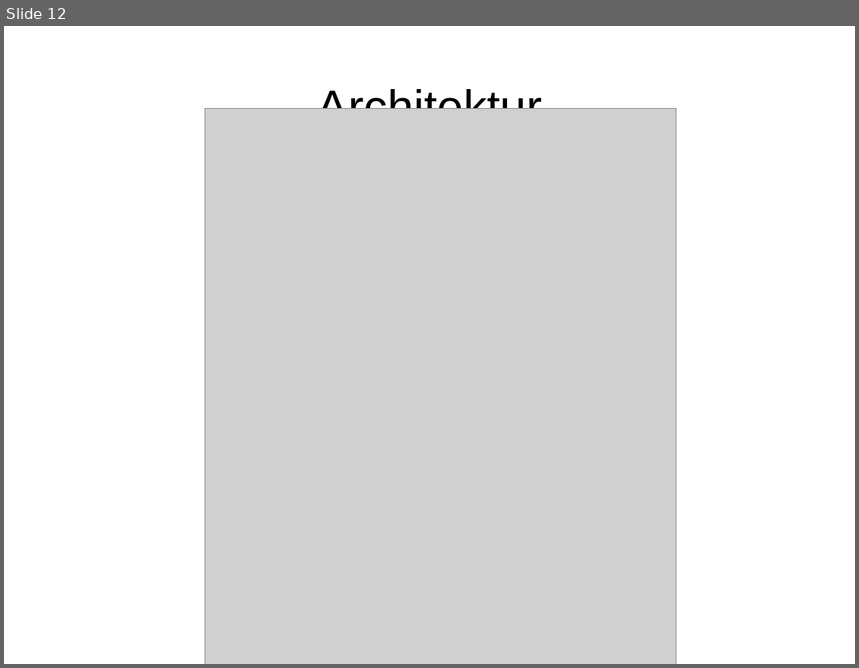
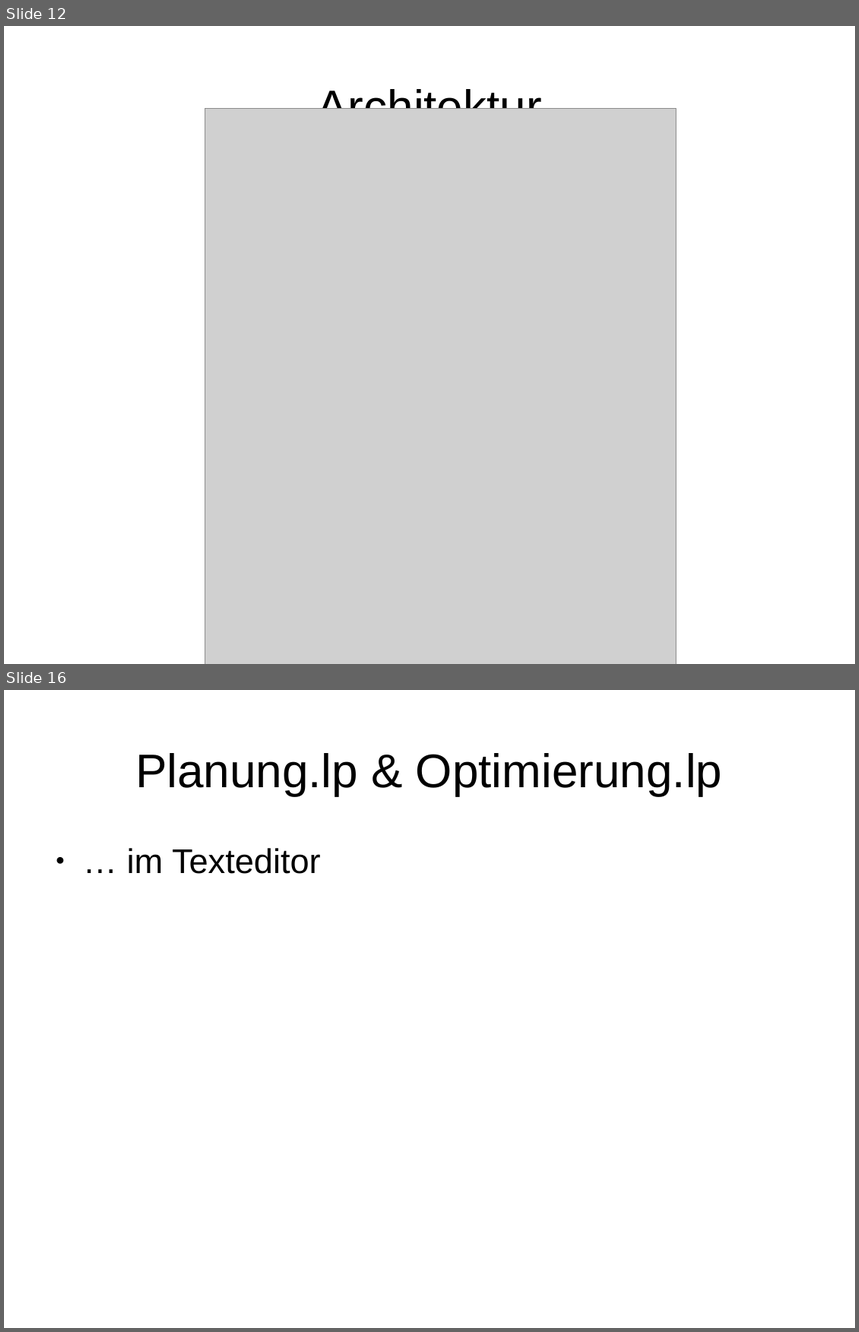
Before and after one commit to alkern/FahrplanASP, a slide deck: docs/presentation.odp. Shown one above the other, each under a label of ours: slide 12 before the commit, slides 12 and 16 after it; the slides between them are not shown. The pictures are 859x668 and 859x1332 pixels, drawn with LibreOffice and Linux fonts; fonts in the diff are those of the drawing; grey boxes stand for pictures. Boxes give left, top, right and bottom in pixels: in the first picture for what was removed or moved away, otherwise in the second. Text is boxed around its words. In the diff, an @@ line names an element or a change of style, - is before the commit and + after.

```diff
--- a/docs/presentation.odp
+++ b/docs/presentation.odp
@@ slide 16 added at (4,690,855,1328), background #FFFFFF @@
@@ title added at (135,753,722,796), 44 pt, text #000000 @@
+Planung.lp & Optimierung.lp
@@ text added at (127,848,321,874), 32 pt, text #000000 @@
+● … im Texteditor
```
Also in this commit, not shown: 3 other slides added.
